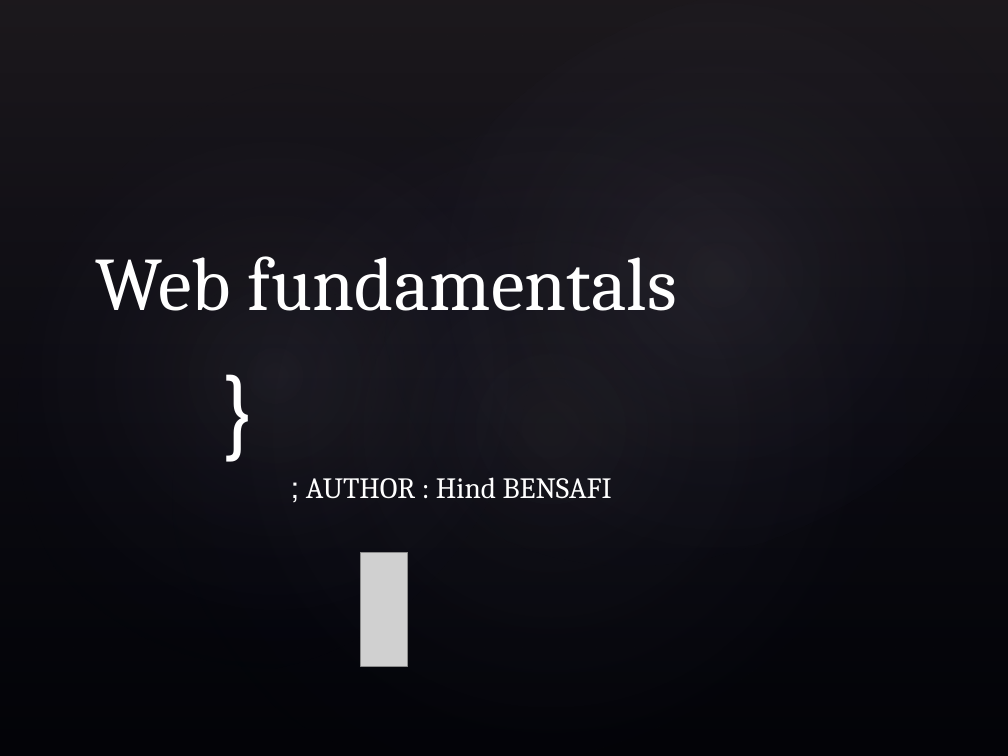
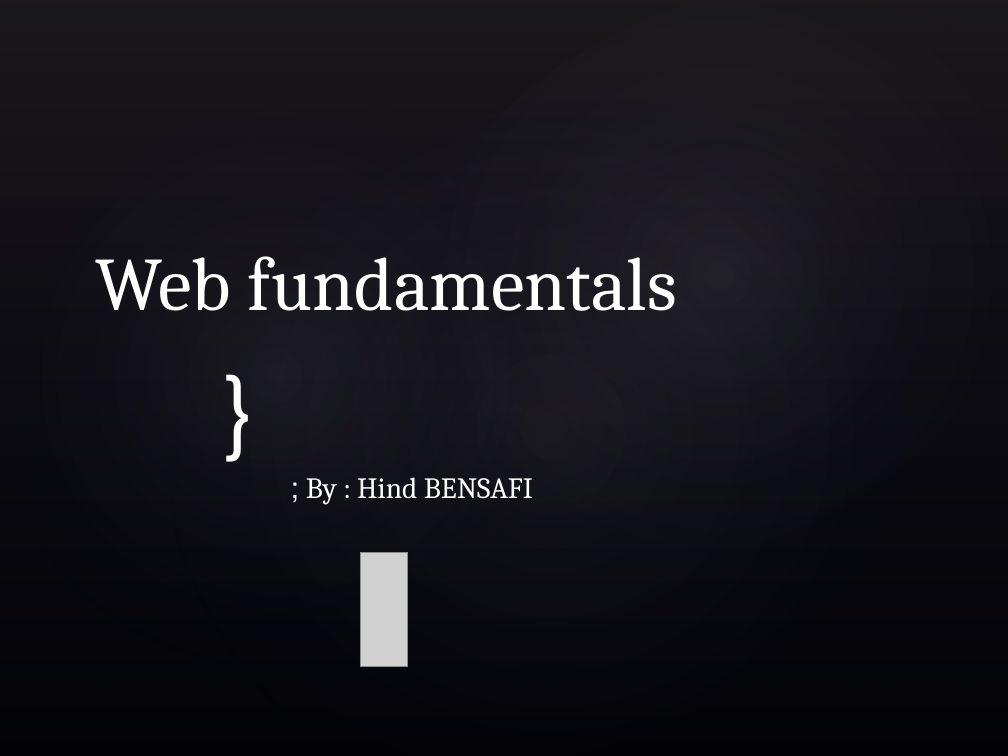
Before and after one commit to Hindoucha/GoMyCode-Checkpoints-, a slide deck: slide 1 of Web fundamentals.pptx. Drawn at 1008x756 pixels with LibreOffice and Linux fonts; fonts in the diff are those of the drawing; grey boxes stand for pictures; background and template pictures are left out. Boxes give left, top, right and bottom in pixels: in the first picture for what was removed or moved away, otherwise in the second. Text is boxed around its words. In the diff, an @@ line names an element or a change of style, - is before the commit and + after.

Commit message:
Web fundamentals slides

```diff
--- a/Web fundamentals.pptx
+++ b/Web fundamentals.pptx
@@ subtitle at [306, 477, 533, 505]: text changed @@
-AUTHOR : Hind BENSAFI ;
+By : Hind BENSAFI ;
```
Also in this commit, not shown: 4 other slides changed.
